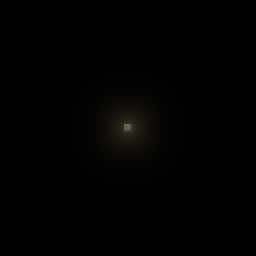
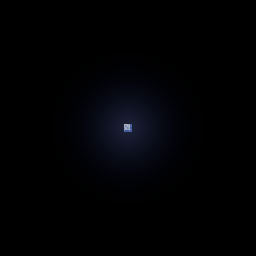
Layers edited between the first and the second 256×256 image:
added layer "图层 3" above "选取颜色 1" over 124, 124, 132, 132
added layer "图层 4" (lighten) above "背景" over 61, 61, 195, 195
painted on "背景" (2nd of 2) over 124, 124, 132, 132
